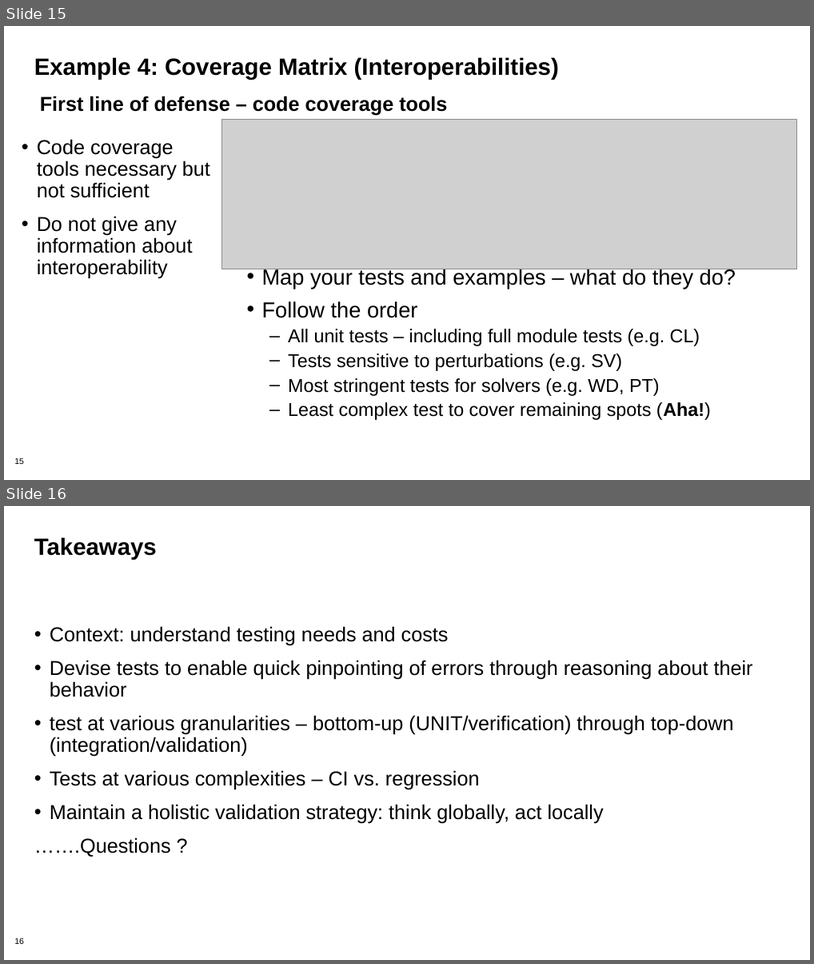
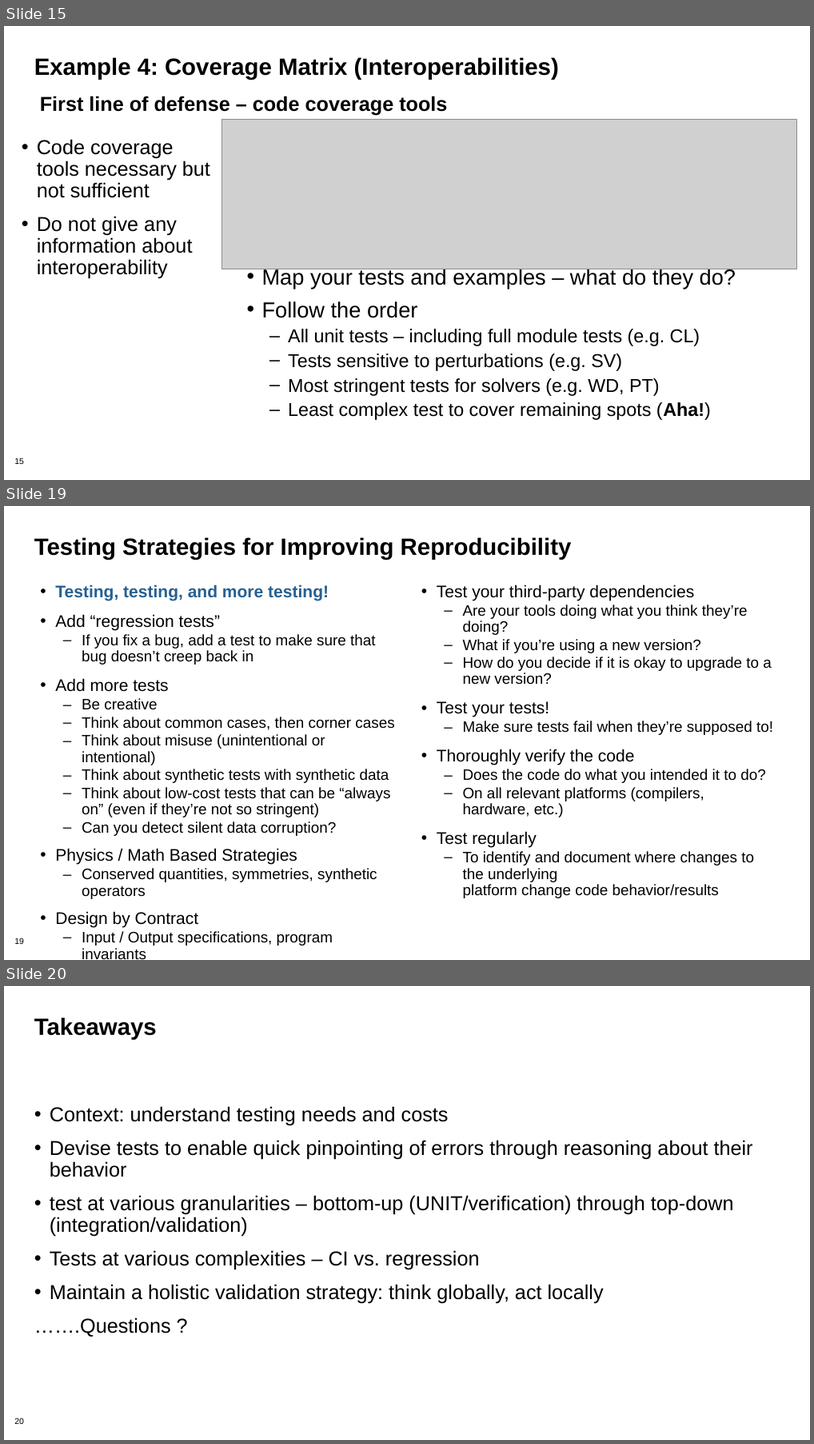
Before and after one commit to bssw-tutorial/presentations, a slide deck: testing-advanced.pptx. Shown one above the other, each under a label of ours: slides 15 and 16 before the commit, slides 15, 19 and 20 after it; the slides between them are not shown. The pictures are 814x964 and 814x1444 pixels, drawn with LibreOffice and Linux fonts; fonts in the diff are those of the drawing; grey boxes stand for pictures; background and template pictures are left out. Boxes give left, top, right and bottom in pixels: in the first picture for what was removed or moved away, otherwise in the second. Text is boxed around its words. In the diff, an @@ line names an element or a change of style, - is before the commit and + after.

```diff
--- a/testing-advanced.pptx
+++ b/testing-advanced.pptx
@@ slide 19 added at [4, 506, 810, 960], background #FFFFFF; not listed: 1 template element that a slide beside it also shows @@
@@ title added at [34, 537, 572, 560], 28 pt, text #000000, bold @@
+Testing Strategies for Improving Reproducibility
@@ text added at [55, 584, 394, 959], 18 pt, text #000000 @@
+• Testing, testing, and more testing!
+• Add “regression tests”
+  – If you fix a bug, add a test to make sure that bug doesn’t creep back in
+• Add more tests
+  – Be creative
+  – Think about common cases, then corner cases
+  – Think about misuse (unintentional or intentional)
+  – Think about synthetic tests with synthetic data
+  – Think about low-cost tests that can be “always on” (even if they’re not so stringent)
+  – Can you detect silent data corruption?
+• Physics / Math Based Strategies
+  – Conserved quantities, symmetries, synthetic operators
+• Design by Contract
+  – Input / Output specifications, program invariants
@@ text added at [437, 584, 774, 898], 18 pt, text #000000 @@
+• Test your third-party dependencies
+  – Are your tools doing what you think they’re doing?
+  – What if you’re using a new version?
+  – How do you decide if it is okay to upgrade to a new version?
+• Test your tests!
+  – Make sure tests fail when they’re supposed to!
+• Thoroughly verify the code
+  – Does the code do what you intended it to do?
+  – On all relevant platforms (compilers, hardware, etc.)
+• Test regularly
+  – To identify and document where changes to the underlying
+    platform change code behavior/results
@@ what was slide 16 is now slide 20 @@
@@ page number at [14, 1417, 24, 1424]: text changed @@
-16
+20
```
Also in this commit, not shown: 2 slides changed, 3 other slides added, 1 other file.
